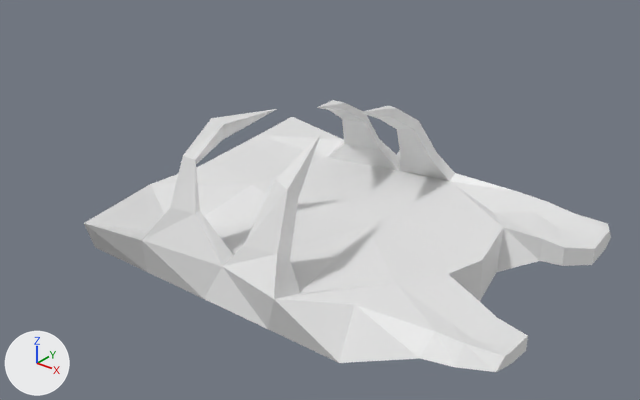
Two versions of the Blender file Assets/Modelagens 3D/Modelagem_Cenário/Decorativos/Fase0/platform01.blend, one commit apart.
One viewpoint serves both versions: a 50 mm lens placed at (16.8, -20.6, 13.2), pointed at (0.0, 0.5, 0.2). The lights are fixed; the arrows at lower left show +X, +Y and +Z. The older version comes first.

The older version as bpy lines, for what is in view:
```python
me_cube = bpy.data.meshes.new('Cube')
me_cube.from_pydata(...)  # 136 vertices, 141 faces; spans x -5.63..9.15, y -1.0..3.58, z -5.63..5.76
me_cube.materials.append(mat_material)  # white #e7e7e7
ob_plataform01 = bpy.data.objects.new('plataform01', me_cube)
ob_plataform01.location = (0.0, 0.0, 0.0)
ob_plataform01.rotation_euler = (1.571, 0.0, 0.0)  # degrees (90, 0, 0)
```
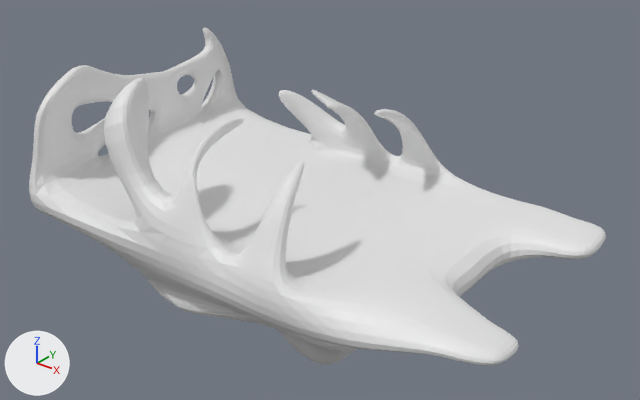
What differs and where, as boxes (x1, y1, x2, y2) in the pictures (640 x 400 px):
```json
{"object": "plataform01", "change": "reshaped, modifiers changed", "before": [84, 100, 611, 372], "after": [29, 27, 606, 365], "on screen": "9% wider, 24% taller"}
{"part": 1, "of": "me_cube", "change": "built on", "before": [84, 117, 344, 272], "after": [29, 27, 359, 365]}
```

Edits to the scene script, one JSON object a line:
```json
{"block": "me_cube", "where": "# used by ob_plataform01; location = (0.0, 0.0, 0.0); rotation_euler = (1.571, 0.0, 0.0), in degrees (90, 0, 0)"}
{"op": "remove", "block": "me_cube", "code": "me_cube.from_pydata(...)  # 136 vertices, 141 faces; spans x -5.63..9.15, y -1.0..3.58, z -5.63..5.76"}
{"op": "add", "block": "me_cube", "code": "me_cube.from_pydata(...)  # 249 vertices, 271 faces; spans x -9.26..9.15, y -7.24..4.74, z -5.7..5.76"}
{"block": "me_cube", "change": "me_cube part 1"}
{"block": "me_cube", "change": "14 vertices are removed from x -5.63..2.55, y -1.0..0.36, z -5.63..5.76"}
{"block": "me_cube", "change": "29 faces are deleted"}
{"block": "me_cube", "change": "5 vertices move from x -5.17..2.55, y -1.0..0.45, z -3.08..2.55 to x -4.5..4.21, y -1.68..3.21, z -4.03..4.03"}
{"block": "me_cube", "change": "103 vertices are added at x -9.26..4.49, y -7.24..4.74, z -5.7..5.76"}
{"block": "me_cube", "change": "12 new vertices lie (0.7, 0.0, 0.0) away from vertices in x -8.81..-8.57, y -1.0..4.36, z -5.1..5.1"}
{"block": "me_cube", "change": "12 new vertices lie (0.69, 0.0, 0.0) away from vertices in x -9.26..-8.23, y 0.31..4.12, z -5.7..5.76"}
{"block": "me_cube", "change": "159 new faces join them"}
{"op": "add", "block": "ob_plataform01", "code": "_m = ob_plataform01.modifiers.new('Subdivision', 'SUBSURF')"}
{"op": "add", "block": "ob_plataform01", "code": "_m.levels = 2"}
{"op": "add", "block": "ob_plataform01", "code": "_m.open_advanced_panel = True"}
```
